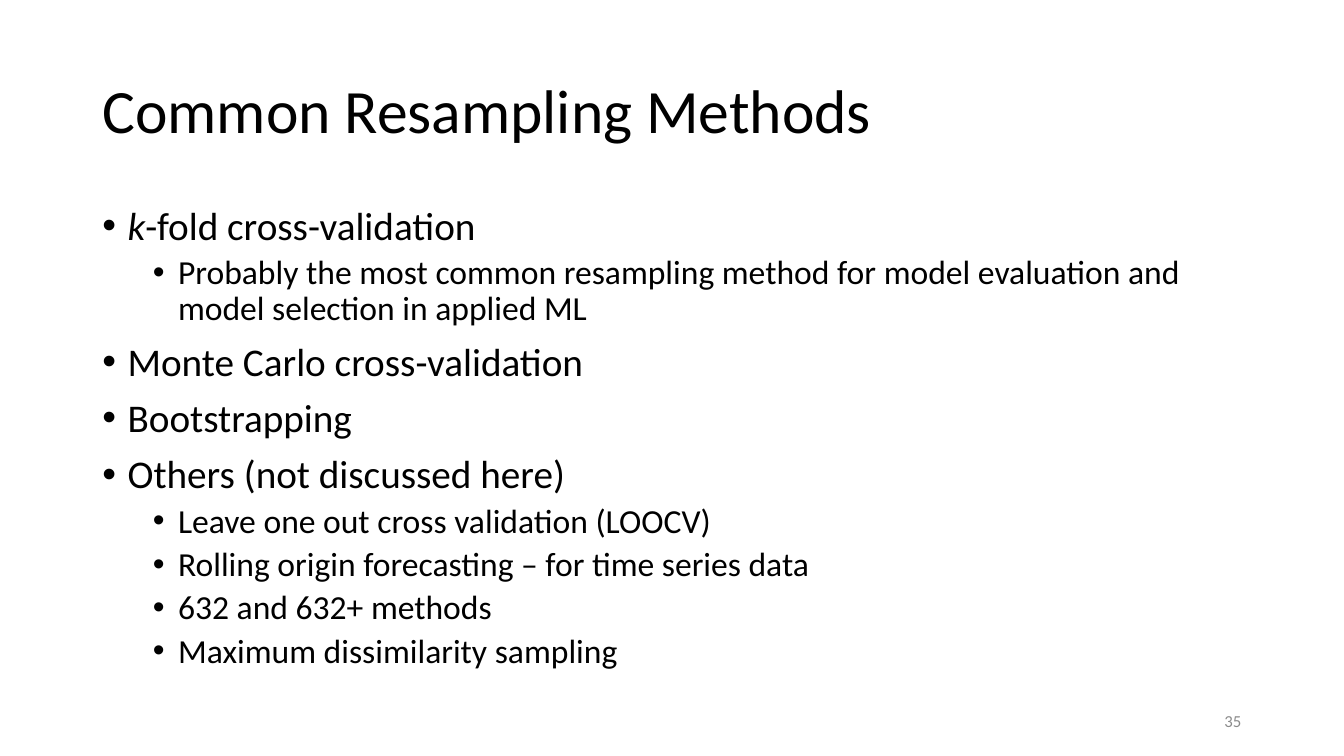
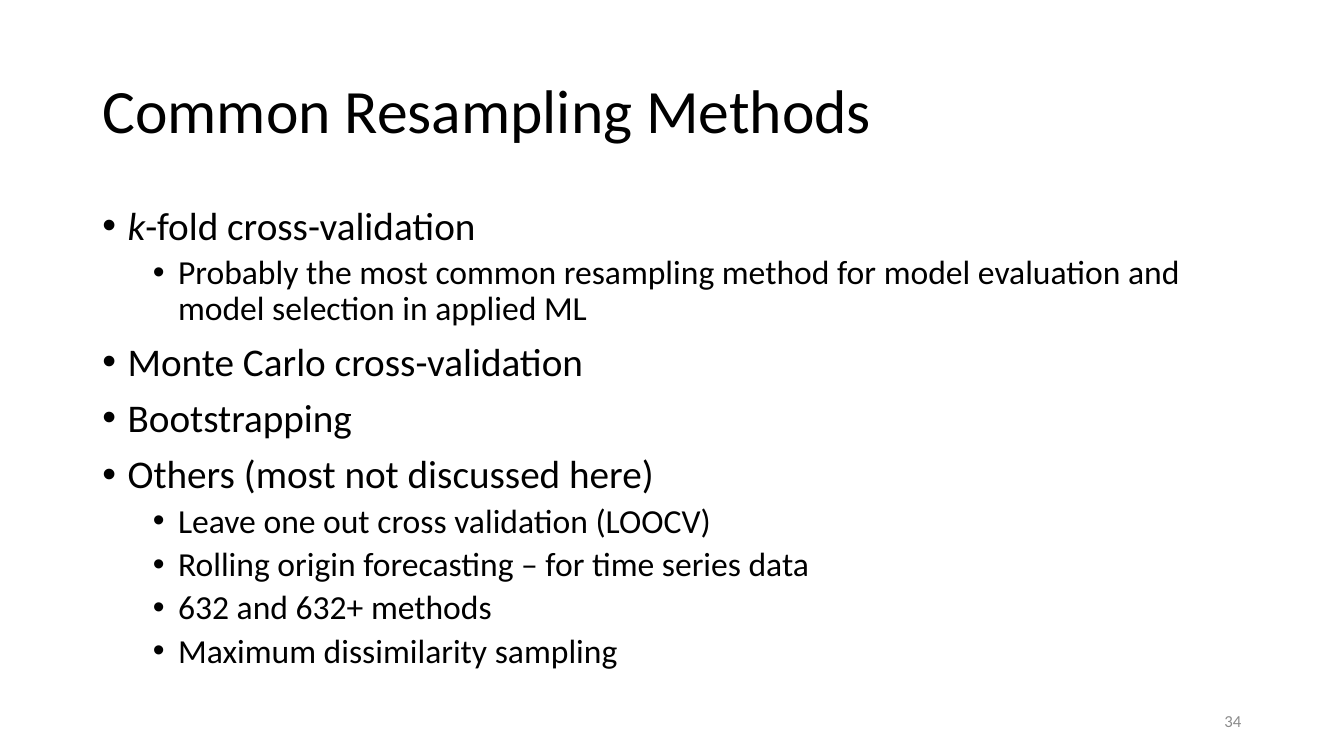
Before and after one commit to karlenaochoa/c4-ml-2020, a slide deck: slide 34 of slides/w2p1-bias-variance-resampling/w2p1.pptx (slide 35 before the commit). Drawn at 1344x756 pixels with LibreOffice and Linux fonts; fonts in the diff are those of the drawing. Boxes give left, top, right and bottom in pixels: in the first picture for what was removed or moved away, otherwise in the second. Text is boxed around its words. In the diff, an @@ line names an element or a change of style, - is before the commit and + after.

```diff
--- a/slides/w2p1-bias-variance-resampling/w2p1.pptx
+++ b/slides/w2p1-bias-variance-resampling/w2p1.pptx
@@ text at (x1=128, y1=459, x2=654, y2=494): text changed @@
-• Others (not discussed here)
+• Others (most not discussed here)
@@ page number at (x1=1224, y1=716, x2=1241, y2=727): text changed @@
-35
+34
```
Also in this commit, not shown: 26 other slides changed, 1 slide added, 3 slides removed.
